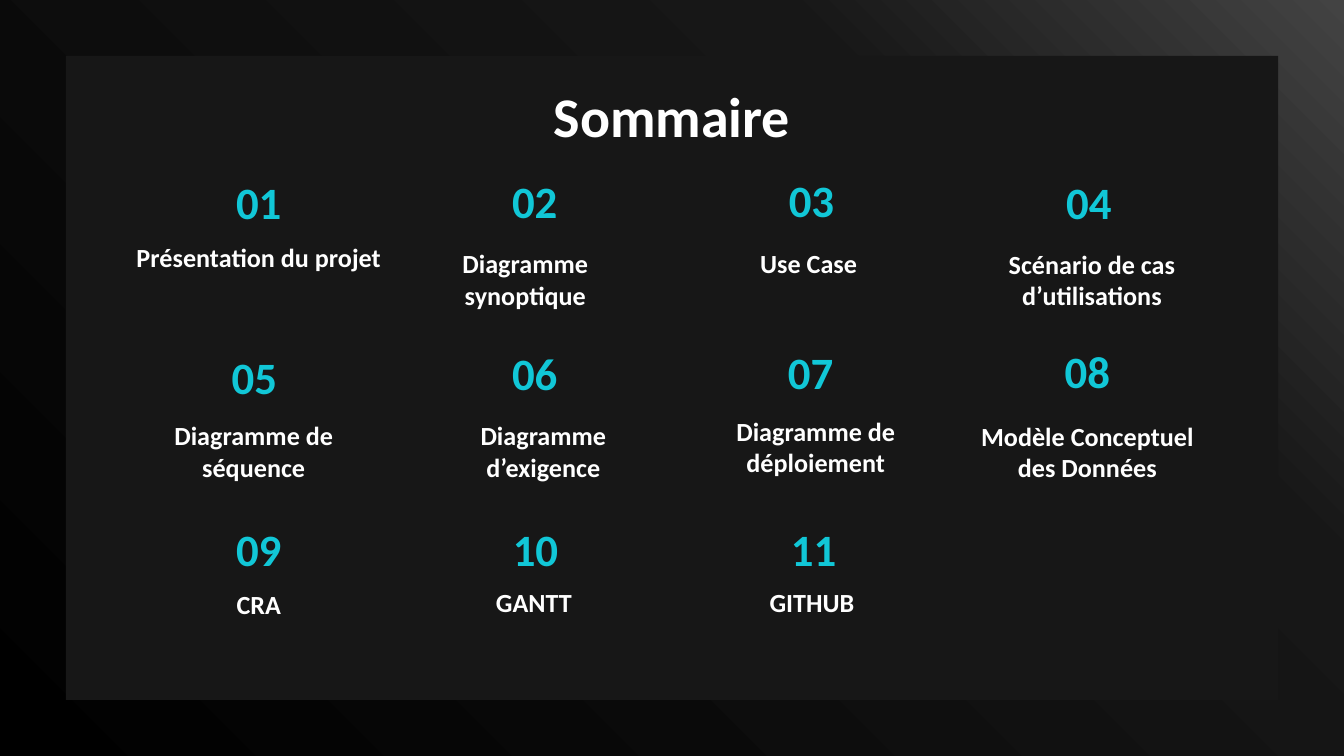
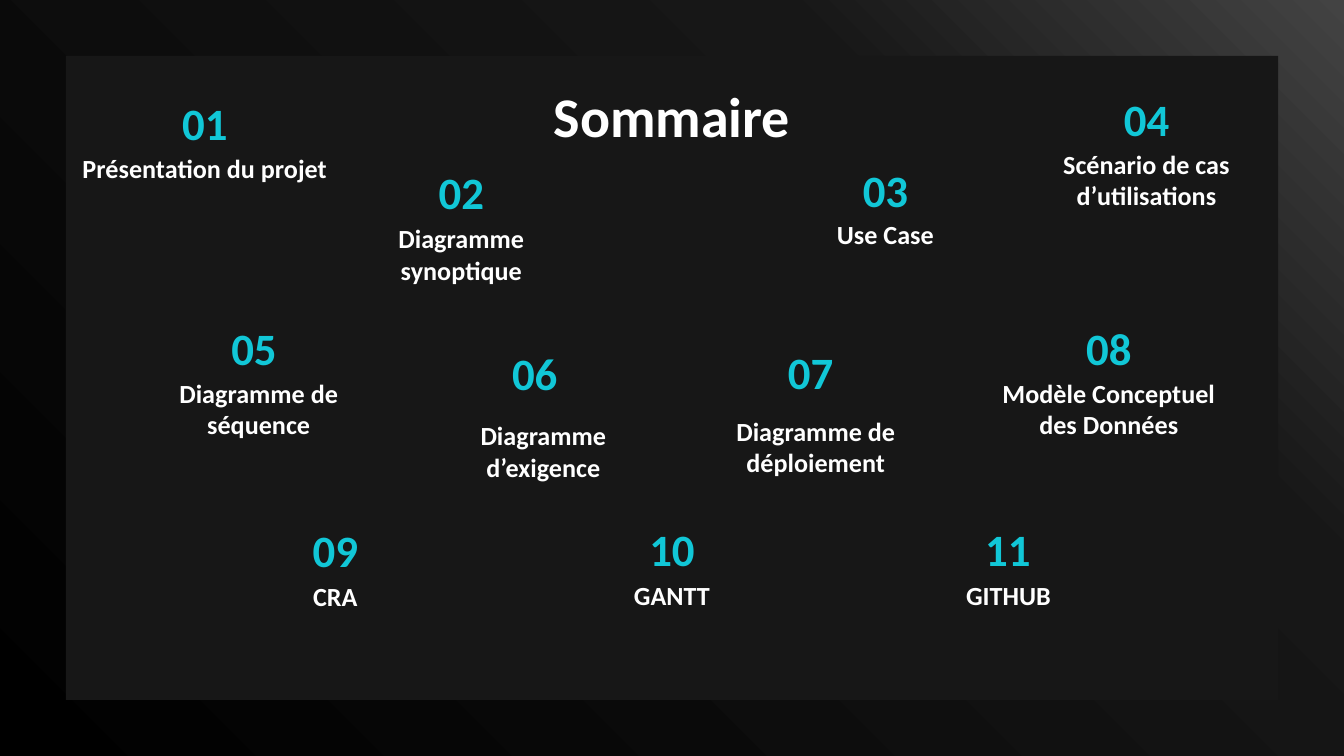
Before and after one commit to LeducJean/ProjetDMX, a slide deck: slide 2 of documentation/Powerpoint projet DMX.pptx. Drawn at 1344x756 pixels with LibreOffice and Linux fonts; fonts in the diff are those of the drawing; background and template pictures are left out. Boxes give left, top, right and bottom in pixels: in the first picture for what was removed or moved away, otherwise in the second. Text is boxed around its words. In the diff, an @@ line names an element or a change of style, - is before the commit and + after.

```diff
--- a/documentation/Powerpoint projet DMX.pptx
+++ b/documentation/Powerpoint projet DMX.pptx
@@ title "04": place and size @@
-title "04" at (1066, 189, 1111, 220)
+title "04" at (1124, 106, 1169, 137)
@@ title "01": place and size @@
-title "01" at (236, 189, 281, 220)
+title "01" at (182, 110, 227, 141)
@@ subtitle "Présentation du projet": place and size @@
-subtitle "Présentation du projet" at (136, 248, 381, 272)
+subtitle "Présentation du projet" at (82, 159, 327, 183)
@@ subtitle "Scénario de cas d’utilisations": place and size @@
-subtitle "Scénario de cas d’utilisations" at (1009, 255, 1175, 305)
+subtitle "Scénario de cas d’utilisations" at (1063, 155, 1229, 205)
@@ title "02": place and size @@
-title "02" at (512, 188, 557, 219)
+title "02" at (439, 179, 484, 210)
@@ title "03": place and size @@
-title "03" at (789, 187, 834, 218)
+title "03" at (863, 177, 908, 208)
@@ subtitle "Use Case": place and size @@
-subtitle "Use Case" at (760, 256, 857, 273)
+subtitle "Use Case" at (837, 227, 933, 244)
@@ subtitle "Diagramme synoptique": place and size @@
-subtitle "Diagramme synoptique" at (462, 254, 588, 309)
+subtitle "Diagramme synoptique" at (398, 229, 524, 284)
@@ title "05": place and size @@
-title "05" at (232, 364, 277, 395)
+title "05" at (231, 335, 276, 366)
@@ title "08": place and size @@
-title "08" at (1065, 357, 1110, 389)
+title "08" at (1086, 334, 1131, 366)
@@ subtitle "Diagramme de séquence": place and size @@
-subtitle "Diagramme de séquence" at (174, 426, 333, 481)
+subtitle "Diagramme de séquence" at (179, 384, 338, 438)
@@ subtitle "Modèle Conceptuel des Données": place and size @@
-subtitle "Modèle Conceptuel des Données" at (981, 427, 1194, 477)
+subtitle "Modèle Conceptuel des Données" at (1002, 384, 1215, 434)
@@ title "09": place and size @@
-title "09" at (236, 536, 281, 567)
+title "09" at (313, 537, 358, 568)
@@ title "10": place and size @@
-title "10" at (513, 536, 558, 567)
+title "10" at (649, 536, 694, 567)
@@ title "11": place and size @@
-title "11" at (791, 537, 836, 566)
+title "11" at (985, 537, 1030, 566)
@@ subtitle "CRA": place and size @@
-subtitle "CRA" at (237, 597, 281, 614)
+subtitle "CRA" at (313, 589, 357, 606)
@@ subtitle "GANTT": place and size @@
-subtitle "GANTT" at (496, 595, 572, 612)
+subtitle "GANTT" at (634, 588, 710, 605)
@@ subtitle "GITHUB": place and size @@
-subtitle "GITHUB" at (770, 595, 855, 612)
+subtitle "GITHUB" at (966, 588, 1051, 605)
```
Also in this commit, not shown: 12 other slides changed, 20 other files.
